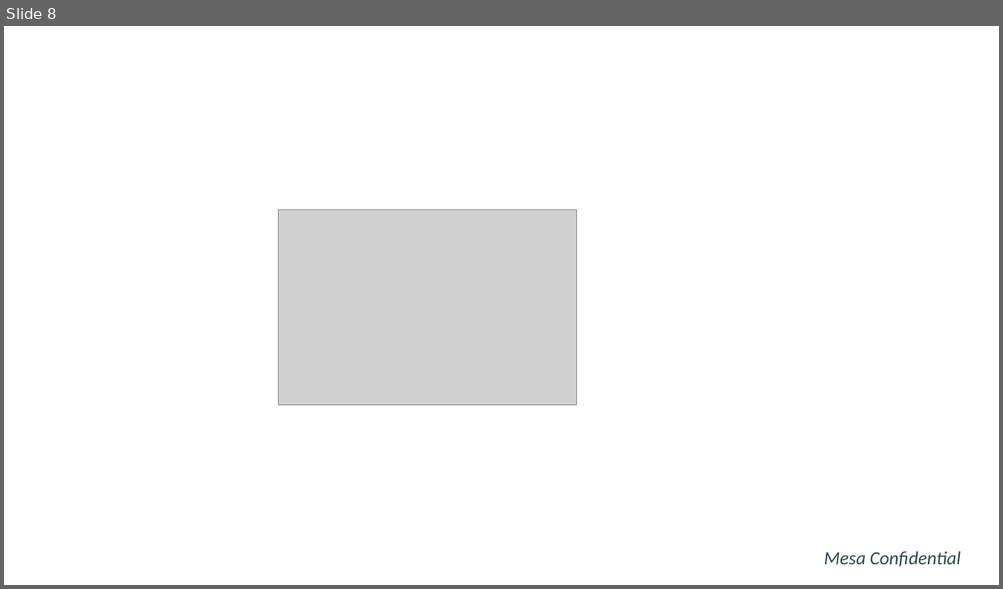
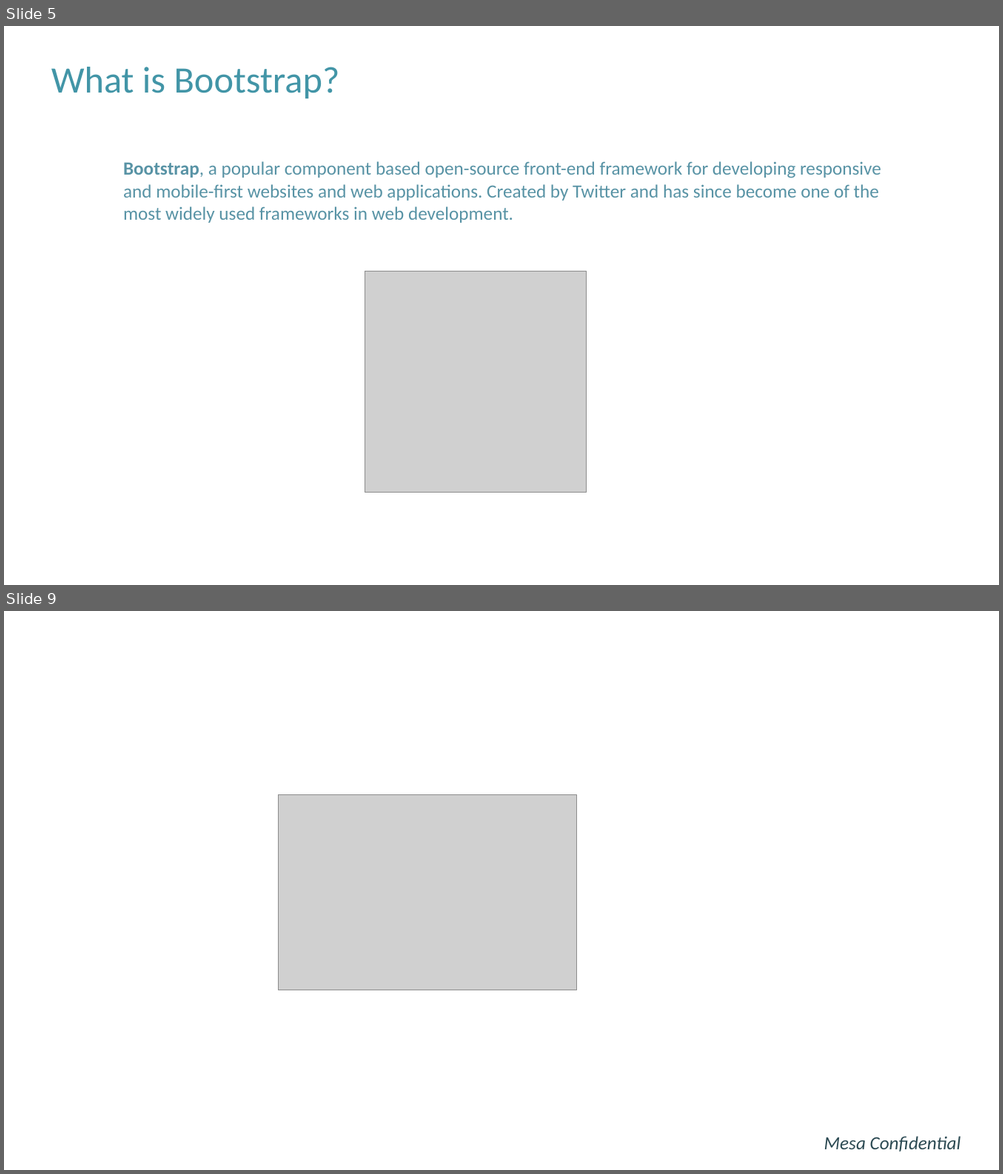
Before and after one commit to hunghpham/MVP-Application-Sensor-Telemetry-System, a slide deck: Power Point Slides/Tailwind vs Bootstrap.pptx. Shown one above the other, each under a label of ours: slide 8 before the commit, slides 5 and 9 after it; the slides between them are not shown. The pictures are 1003x589 and 1003x1174 pixels, drawn with LibreOffice and Linux fonts; fonts in the diff are those of the drawing; grey boxes stand for pictures; background and template pictures are left out. Boxes give left, top, right and bottom in pixels: in the first picture for what was removed or moved away, otherwise in the second. Text is boxed around its words. In the diff, an @@ line names an element or a change of style, - is before the commit and + after.

Commit message:
-Add updated and completed all power point slides for each technology used in the MVP project discussing their tradeoffs and benefit for us -Move sensor_simulator program into docker so everything runs at once when building docker compose, no need to run it after anymore -Update README.md file to have proper markdowns

```diff
--- a/Power Point Slides/Tailwind vs Bootstrap.pptx
+++ b/Power Point Slides/Tailwind vs Bootstrap.pptx
@@ slide 5 added at [4,26,999,585], background #FFFFFF @@
@@ title added at [51,67,340,99], 36 pt, text #4295A7 @@
+What is Bootstrap?
@@ text added at [123,161,881,223], 18 pt, text #5893A5 @@
+  Bootstrap, a popular component based open-source front-end framework for developing responsive and mobile-first websites and web applications. Created by Twitter and has since become one of the most widely used frameworks in web development.
@@ picture added at [365,272,586,493] @@
@@ what was slide 8 is now slide 9 @@
```
Also in this commit, not shown: 5 slides changed, 2 other slides added, 2 slides removed, 19 other files.
